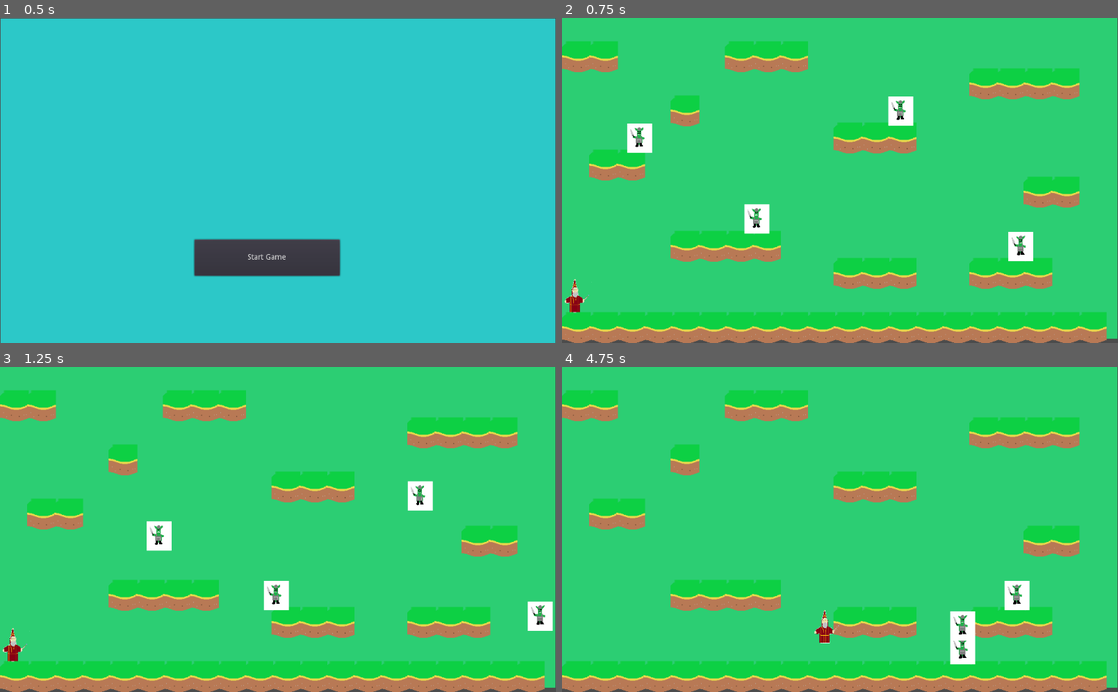
Above: before the commit, frames 1-4 (two rows, left to right).
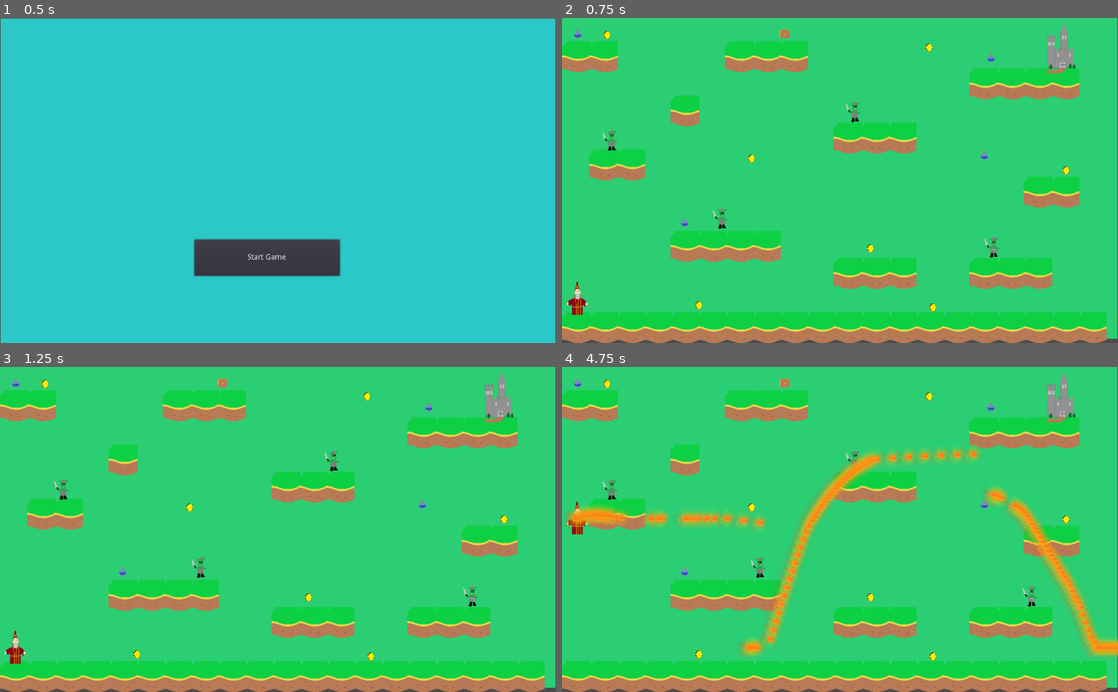
Above: after the commit, the same moments.

Repository: KimMcLelland/Wizzapp2
Game: Godot game, scene res://Title.tscn
Same seed, same stepped clock (60 frames per second), same inputs: the game is played once before the commit and once after it.
Inputs:
- Up to frame 1 (0.5 s): no input
- Up to frame 2 (0.75 s): click "Start Game" at 0.5 s
- Up to frame 3 (1.25 s): no input
- Up to frame 4 (4.75 s): hold F (fire, bound only after the commit) 1.28-2.03 s; hold Right (ui_right) 1.28-2.78 s; tap Space (jump) at 1.52, 2.27, 3.77, 4.52 s; tap F (fire, bound only after the commit) at 2.1, 3.6 s; hold Left (ui_left) 2.78-3.53 s; hold F (fire, bound only after the commit) 2.78-3.53 s; hold Right (ui_right) from 3.53 s (still down); hold F (fire, bound only after the commit) from 4.28 s (still down)

Frame 1 is identical in both runs. In frame 2, 3.0% of the frame differs, in the area x 0-93%, y 1-92%; in frame 3, 3.0%; in frame 4, 9.0%, in the area x 0-100%, y 1-92%.

Commit message:
collectables and fireball plus goblins move properly

Diff:
--- a/Gamescreen.tscn
+++ b/Gamescreen.tscn
@@ -1,8 +1,12 @@
-[gd_scene load_steps=4 format=2]
+[gd_scene load_steps=8 format=2]
 
 [ext_resource path="res://wizard.tscn" type="PackedScene" id=1]
 [ext_resource path="res://new_tileset.tres" type="TileSet" id=2]
 [ext_resource path="res://goblin.tscn" type="PackedScene" id=3]
+[ext_resource path="res://potion.tscn" type="PackedScene" id=4]
+[ext_resource path="res://chest.tscn" type="PackedScene" id=5]
+[ext_resource path="res://coin.tscn" type="PackedScene" id=6]
+[ext_resource path="res://castle.tscn" type="PackedScene" id=7]
 
 [node name="Gamescreen" type="Node"]
 
@@ -25,13 +29,60 @@
 position = Vector2( 21, 521 )
 
 [node name="goblin" parent="." instance=ExtResource( 3 )]
-position = Vector2( 794, 420 )
+position = Vector2( 768, 421 )
+speed = 150
+moveDist = 120
 
 [node name="goblin2" parent="." instance=ExtResource( 3 )]
-position = Vector2( 307.497, 358.189 )
+position = Vector2( 267.497, 368.189 )
+speed = 150
+moveDist = 120
 
 [node name="goblin3" parent="." instance=ExtResource( 3 )]
-position = Vector2( 572.498, 164.189 )
+position = Vector2( 512.498, 171.189 )
+speed = 150
+moveDist = 100
 
 [node name="goblin4" parent="." instance=ExtResource( 3 )]
-position = Vector2( 91.4975, 213.189 )
+position = Vector2( 64.4975, 224.189 )
+speed = 150
+moveDist = 75
+
+[node name="castle" parent="." instance=ExtResource( 7 )]
+position = Vector2( 915, 57 )
+
+[node name="coin" parent="." instance=ExtResource( 6 )]
+position = Vector2( 86, 35 )
+
+[node name="coin2" parent="." instance=ExtResource( 6 )]
+position = Vector2( 352, 263 )
+
+[node name="coin3" parent="." instance=ExtResource( 6 )]
+position = Vector2( 571, 429 )
+
+[node name="coin4" parent="." instance=ExtResource( 6 )]
+position = Vector2( 686, 538 )
+
+[node name="coin5" parent="." instance=ExtResource( 6 )]
+position = Vector2( 255, 534 )
+
+[node name="coin6" parent="." instance=ExtResource( 6 )]
+position = Vector2( 931, 285 )
+
+[node name="chest" parent="." instance=ExtResource( 5 )]
+position = Vector2( 406.755, 30 )
+
+[node name="potion" parent="." instance=ExtResource( 4 )]
+position = Vector2( 28, 31 )
+
+[node name="potion2" parent="." instance=ExtResource( 4 )]
+position = Vector2( 777, 255 )
+
+[node name="potion3" parent="." instance=ExtResource( 4 )]
+position = Vector2( 225, 379 )
+
+[node name="potion4" parent="." instance=ExtResource( 4 )]
+position = Vector2( 789, 75 )
+
+[node name="coin7" parent="." instance=ExtResource( 6 )]
+position = Vector2( 679, 58 )
--- /dev/null
+++ b/Winscreen.tscn
@@ -0,0 +1,25 @@
+[gd_scene format=2]
+
+[node name="Winscreen" type="Node"]
+
+[node name="ColorRect" type="ColorRect" parent="."]
+margin_right = 1023.0
+margin_bottom = 597.0
+color = Color( 0.176471, 0.788235, 0.788235, 1 )
+__meta__ = {
+"_edit_use_anchors_": false
+}
+
+[node name="Label" type="Label" parent="."]
+margin_left = 282.0
+margin_top = 290.0
+margin_right = 677.0
+margin_bottom = 500.0
+text = "You made it home!!!
+
+Congratulations!"
+align = 1
+valign = 1
+__meta__ = {
+"_edit_use_anchors_": false
+}
--- /dev/null
+++ b/castle.gd
@@ -0,0 +1,21 @@
+extends Area2D
+
+
+# Declare member variables here. Examples:
+# var a = 2
+# var b = "text"
+
+
+# Called when the node enters the scene tree for the first time.
+func _ready():
+	pass # Replace with function body.
+
+
+# Called every frame. 'delta' is the elapsed time since the previous frame.
+#func _process(delta):
+#	pass
+
+
+func _on_castle_body_entered(body):
+	if body.name == "wizard":
+		get_tree().change_scene("res://Winscreen.tscn")
--- /dev/null
+++ b/castle.tscn
@@ -0,0 +1,23 @@
+[gd_scene load_steps=4 format=2]
+
+[ext_resource path="res://assets/images/Castle1.png" type="Texture" id=1]
+[ext_resource path="res://castle.gd" type="Script" id=2]
+
+[sub_resource type="RectangleShape2D" id=1]
+extents = Vector2( 29.7927, 49.6205 )
+
+[node name="castle" type="Area2D"]
+script = ExtResource( 2 )
+__meta__ = {
+"_edit_group_": true
+}
+
+[node name="CollisionShape2D" type="CollisionShape2D" parent="."]
+shape = SubResource( 1 )
+
+[node name="Sprite" type="Sprite" parent="."]
+position = Vector2( 5.05108, -1.68372 )
+scale = Vector2( 0.0845831, 0.128729 )
+texture = ExtResource( 1 )
+
+[connection signal="body_entered" from="." to="." method="_on_castle_body_entered"]
--- /dev/null
+++ b/chest.gd
@@ -0,0 +1,21 @@
+extends Area2D
+
+
+# Declare member variables here. Examples:
+# var a = 2
+# var b = "text"
+
+
+# Called when the node enters the scene tree for the first time.
+func _ready():
+	pass # Replace with function body.
+
+
+# Called every frame. 'delta' is the elapsed time since the previous frame.
+#func _process(delta):
+#	pass
+
+
+func _on_chest_body_entered(body):
+	if body.name == "wizard":
+		queue_free()
--- /dev/null
+++ b/chest.tscn
@@ -0,0 +1,24 @@
+[gd_scene load_steps=4 format=2]
+
+[ext_resource path="res://assets/images/Chest1.png" type="Texture" id=1]
+[ext_resource path="res://chest.gd" type="Script" id=2]
+
+[sub_resource type="RectangleShape2D" id=1]
+extents = Vector2( 15.0818, 10.8669 )
+
+[node name="chest" type="Area2D"]
+position = Vector2( -2.2449, 0 )
+script = ExtResource( 2 )
+__meta__ = {
+"_edit_group_": true
+}
+
+[node name="CollisionShape2D" type="CollisionShape2D" parent="."]
+shape = SubResource( 1 )
+
+[node name="Sprite" type="Sprite" parent="."]
+position = Vector2( 2.43903, -2.74466 )
+scale = Vector2( 0.0624747, 0.0825269 )
+texture = ExtResource( 1 )
+
+[connection signal="body_entered" from="." to="." method="_on_chest_body_entered"]
--- /dev/null
+++ b/coin.gd
@@ -0,0 +1,21 @@
+extends Area2D
+
+
+# Declare member variables here. Examples:
+# var a = 2
+# var b = "text"
+
+
+# Called when the node enters the scene tree for the first time.
+func _ready():
+	pass # Replace with function body.
+
+
+# Called every frame. 'delta' is the elapsed time since the previous frame.
+#func _process(delta):
+#	pass
+
+
+func _on_coin_body_entered(body):
+	if body.name == "wizard":
+		queue_free()
--- /dev/null
+++ b/coin.tscn
@@ -0,0 +1,24 @@
+[gd_scene load_steps=4 format=2]
+
+[ext_resource path="res://assets/images/Coin1.png" type="Texture" id=1]
+[ext_resource path="res://coin.gd" type="Script" id=2]
+
+[sub_resource type="CircleShape2D" id=1]
+
+[node name="coin" type="Area2D"]
+position = Vector2( 2, 2 )
+script = ExtResource( 2 )
+__meta__ = {
+"_edit_group_": true
+}
+
+[node name="CollisionShape2D" type="CollisionShape2D" parent="."]
+position = Vector2( -2, -1 )
+shape = SubResource( 1 )
+
+[node name="Sprite" type="Sprite" parent="."]
+position = Vector2( -1.23444, -2.74455 )
+scale = Vector2( 0.0709194, 0.0785466 )
+texture = ExtResource( 1 )
+
+[connection signal="body_entered" from="." to="." method="_on_coin_body_entered"]
--- /dev/null
+++ b/fireball.gd
@@ -0,0 +1,23 @@
+extends KinematicBody2D
+
+var speed = 300
+var velocity = Vector2()
+# Declare member variables here. Examples:
+# var a = 2\
+# var b = "text"
+
+
+# Called when the node enters the scene tree for the first time.
+func _ready():
+	pass # Replace with function body.
+
+func _physics_process(delta):
+	velocity.x = speed * delta
+	translate(velocity)
+# Called every frame. 'delta' is the elapsed time since the previous frame.
+#func _process(delta):
+#	pass
+
+
+func _on_VisibilityNotifier2D_screen_exited():
+	queue_free()
--- /dev/null
+++ b/fireball.tscn
@@ -0,0 +1,23 @@
+[gd_scene load_steps=4 format=2]
+
+[ext_resource path="res://assets/images/fireball.png" type="Texture" id=1]
+[ext_resource path="res://fireball.gd" type="Script" id=2]
+
+[sub_resource type="CircleShape2D" id=1]
+radius = 10.0229
+
+[node name="fireball" type="KinematicBody2D"]
+script = ExtResource( 2 )
+__meta__ = {
+"_edit_group_": true
+}
+
+[node name="CollisionShape2D" type="CollisionShape2D" parent="."]
+shape = SubResource( 1 )
+
+[node name="Sprite" type="Sprite" parent="."]
+texture = ExtResource( 1 )
+
+[node name="VisibilityNotifier2D" type="VisibilityNotifier2D" parent="."]
+
+[connection signal="screen_exited" from="VisibilityNotifier2D" to="." method="_on_VisibilityNotifier2D_screen_exited"]
--- a/goblin.gd
+++ b/goblin.gd
@@ -1,16 +1,42 @@
-extends KinematicBody2D
-var speed : int = 300
-var vel : Vector2 = Vector2()
+extends Area2D
+export var speed : int = 300
+export var moveDist: int=300
+onready var startX : float = position.x
+onready var targetX : float = position.x + moveDist
+
 var screen_size
-var gravity : int = 800
-var grounded : bool = false
+
 
 func _ready():
 	screen_size = get_viewport_rect().size
-	vel.x += speed
+
 
 func _physics_process(delta):
-	var velocity = Vector2()
-	vel = move_and_slide(vel, Vector2.UP)
-	vel.y += gravity * delta
-	#position.x = clamp(position.x, 25, screen_size.x-25)
+	position.x = move_to(position.x, targetX, speed * delta)
+	if position.x == targetX:
+		if targetX == startX:
+			targetX = position.x + moveDist
+		else:
+			targetX = startX
+
+func move_to (current, to, step):
+	var new = current
+
+	if new < to:
+		new += step
+
+		if new > to:
+			new = to
+
+	else:
+		new -= step
+
+		if new < to:
+			new = to
+
+	return new
+
+
+func _on_goblin_body_entered(body):
+	if body.name == "fireball":
+		queue_free()
--- a/goblin.tscn
+++ b/goblin.tscn
@@ -1,12 +1,11 @@
-[gd_scene load_steps=6 format=2]
+[gd_scene load_steps=5 format=2]
 
-[ext_resource path="res://Goblin1.png" type="Texture" id=1]
+[ext_resource path="res://assets/images/Goblin3.png" type="Texture" id=1]
 [ext_resource path="res://goblin.gd" type="Script" id=2]
-[ext_resource path="res://Goblin2.png" type="Texture" id=3]
 
 [sub_resource type="SpriteFrames" id=1]
 animations = [ {
-"frames": [ ExtResource( 1 ), ExtResource( 3 ) ],
+"frames": [ ExtResource( 1 ) ],
 "loop": true,
 "name": "walk",
 "speed": 5.0
@@ -15,7 +14,7 @@
 [sub_resource type="CapsuleShape2D" id=2]
 radius = 12.0
 
-[node name="goblin" type="KinematicBody2D"]
+[node name="goblin" type="Area2D"]
 position = Vector2( 335.497, 66.1893 )
 script = ExtResource( 2 )
 __meta__ = {
@@ -31,3 +30,5 @@
 [node name="CollisionShape2D" type="CollisionShape2D" parent="."]
 position = Vector2( 1, 6 )
 shape = SubResource( 2 )
+
+[connection signal="body_entered" from="." to="." method="_on_goblin_body_entered"]
--- /dev/null
+++ b/potion.gd
@@ -0,0 +1,21 @@
+extends Area2D
+
+
+# Declare member variables here. Examples:
+# var a = 2
+# var b = "text"
+
+
+# Called when the node enters the scene tree for the first time.
+func _ready():
+	pass # Replace with function body.
+
+
+# Called every frame. 'delta' is the elapsed time since the previous frame.
+#func _process(delta):
+#	pass
+
+
+func _on_potion_body_entered(body):
+	if body.name == "wizard":
+		queue_free()
--- /dev/null
+++ b/potion.tscn
@@ -0,0 +1,22 @@
+[gd_scene load_steps=4 format=2]
+
+[ext_resource path="res://assets/images/Potion1.png" type="Texture" id=1]
+[ext_resource path="res://potion.gd" type="Script" id=2]
+
+[sub_resource type="CapsuleShape2D" id=1]
+
+[node name="potion" type="Area2D"]
+script = ExtResource( 2 )
+__meta__ = {
+"_edit_group_": true
+}
+
+[node name="CollisionShape2D" type="CollisionShape2D" parent="."]
+shape = SubResource( 1 )
+
+[node name="Sprite" type="Sprite" parent="."]
+position = Vector2( 0, -2.24496 )
+scale = Vector2( 0.0678408, 0.0566546 )
+texture = ExtResource( 1 )
+
+[connection signal="body_entered" from="." to="." method="_on_potion_body_entered"]
--- a/project.godot
+++ b/project.godot
@@ -21,6 +21,11 @@
 "events": [ Object(InputEventKey,"resource_local_to_scene":false,"resource_name":"","device":0,"alt":false,"shift":false,"control":false,"meta":false,"command":false,"pressed":false,"scancode":32,"unicode":0,"echo":false,"script":null)
  ]
 }
+fire={
+"deadzone": 0.5,
+"events": [ Object(InputEventKey,"resource_local_to_scene":false,"resource_name":"","device":0,"alt":false,"shift":false,"control":false,"meta":false,"command":false,"pressed":false,"scancode":70,"unicode":0,"echo":false,"script":null)
+ ]
+}
 
 [physics]
 
--- a/wizard.gd
+++ b/wizard.gd
@@ -5,6 +5,7 @@
 var speed : int = 400
 var jumpForce : int = 600
 var gravity : int = 800
+var FIREBALL = preload("res://fireball.tscn")
 
 var vel : Vector2 = Vector2()
 var grounded : bool = false
@@ -27,3 +28,7 @@
 	if Input.is_action_pressed("jump") and is_on_floor():
 		vel.y -= jumpForce
 	position.x = clamp(position.x, 25, screen_size.x-25)
+	if Input.is_action_pressed("fire"):
+		var fireball = FIREBALL.instance()
+		get_parent().add_child(fireball)
+		fireball.position = $Position2D.global_position
--- a/wizard.tscn
+++ b/wizard.tscn
@@ -1,7 +1,7 @@
 [gd_scene load_steps=6 format=2]
 
-[ext_resource path="res://Wizzap2.png" type="Texture" id=1]
-[ext_resource path="res://Wizzap1.png" type="Texture" id=2]
+[ext_resource path="res://assets/images/Wizzapp4.png" type="Texture" id=1]
+[ext_resource path="res://assets/images/Wizzapp3.png" type="Texture" id=2]
 [ext_resource path="res://wizard.gd" type="Script" id=3]
 
 [sub_resource type="SpriteFrames" id=1]
@@ -31,3 +31,5 @@
 [node name="CollisionShape2D" type="CollisionShape2D" parent="."]
 position = Vector2( -2.24496, 1.12247 )
 shape = SubResource( 2 )
+
+[node name="Position2D" type="Position2D" parent="."]
Binary file removed: Coin.png
Not shown, removed: Coin.png.import
Binary file removed: Goblin1.png
Not shown, removed: Goblin1.png.import
Binary file removed: Goblin2.png
Not shown, removed: Goblin2.png.import
Binary file removed: Potion.png
Not shown, removed: Potion.png.import
Binary file removed: Wizzap1.png
Not shown, removed: Wizzap1.png.import
Binary file removed: Wizzap2.png
Not shown, removed: Wizzap2.png.import
(and 24 more such lines)
